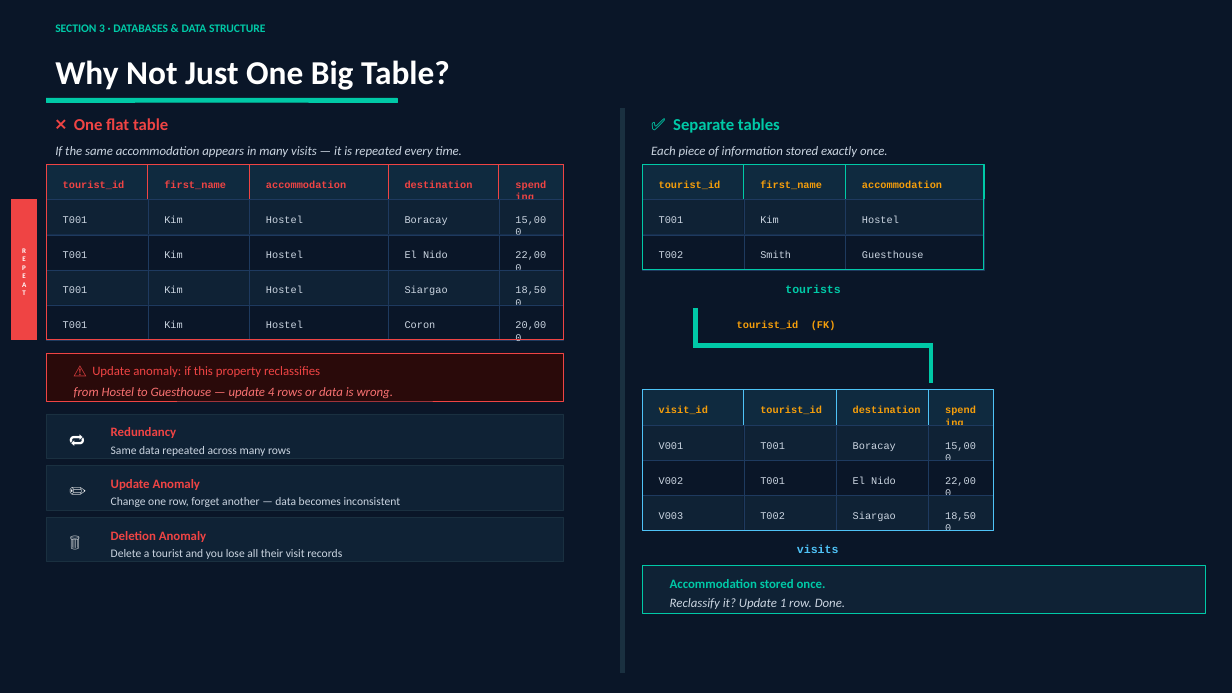
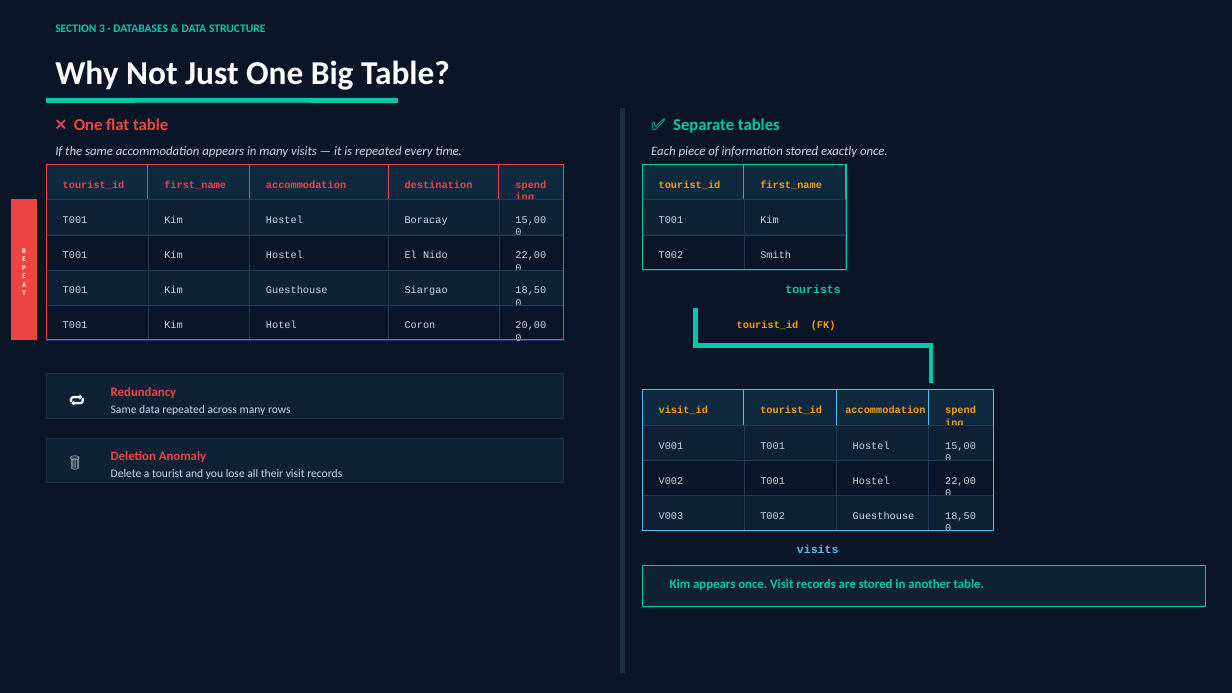
Before and after one commit to rachellvinculado/sql-seminar-nsm2026, a slide deck: slide 15 of SQL_Seminar_Deck_102026.pptx. Drawn at 1232x693 pixels with LibreOffice and Linux fonts; fonts in the diff are those of the drawing. Boxes give left, top, right and bottom in pixels: in the first picture for what was removed or moved away, otherwise in the second. Text is boxed around its words. In the diff, an @@ line names an element or a change of style, - is before the commit and + after.

Commit message:
final touches

```diff
--- a/SQL_Seminar_Deck_102026.pptx
+++ b/SQL_Seminar_Deck_102026.pptx
@@ rectangle: place and size @@
-rectangle at (642, 165, 984, 270)
+rectangle at (642, 165, 847, 270)
@@ rectangle removed at (846, 165, 984, 200) @@
@@ rectangle removed at (846, 200, 984, 235) @@
@@ text removed at (862, 181, 942, 188) @@
-accommodation
@@ rectangle removed at (846, 235, 984, 270) @@
@@ text removed at (862, 216, 899, 223) @@
-Hostel
@@ text removed at (862, 251, 924, 258) @@
-Guesthouse
@@ text at (266, 286, 328, 293): text changed @@
-Hostel
+Guesthouse
@@ text at (266, 321, 297, 328): text changed @@
-Hostel
+Hotel
@@ rectangle removed at (46, 353, 564, 401) @@
@@ 3 texts, 1 rectangle: place and size @@
-3 texts, 1 rectangle at (46, 414, 564, 458)
+3 texts, 1 rectangle at (46, 373, 564, 418)
@@ text removed at (74, 387, 393, 398) @@
-from Hostel to Guesthouse — update 4 rows or data is wrong.
@@ text removed at (92, 366, 320, 377) @@
-⚠ Update anomaly: if this property reclassifies
@@ text at (845, 406, 925, 413): text changed @@
-destination
+accommodation
@@ 3 texts, 1 rectangle: place and size @@
-3 texts, 1 rectangle at (46, 518, 564, 562)
+3 texts, 1 rectangle at (46, 438, 564, 482)
@@ text at (853, 442, 890, 449): text changed @@
-Boracay
+Hostel
@@ rectangle removed at (46, 466, 564, 510) @@
@@ text removed at (60, 475, 97, 503) @@
-✏️
@@ text removed at (111, 479, 200, 490) @@
-Update Anomaly
@@ text at (853, 477, 890, 484): text changed @@
-El Nido
+Hostel
@@ text removed at (111, 497, 401, 507) @@
-Change one row, forget another — data becomes inconsistent
@@ text at (853, 512, 915, 519): text changed @@
-Siargao
+Guesthouse
@@ rectangle: place and size @@
-rectangle at (642, 566, 1206, 614)
+rectangle at (642, 566, 1206, 606)
@@ text at (670, 579, 985, 590): text changed @@
-Accommodation stored once.
+Kim appears once. Visit records are stored in another table.
@@ text removed at (670, 598, 845, 609) @@
-Reclassify it? Update 1 row. Done.
```
